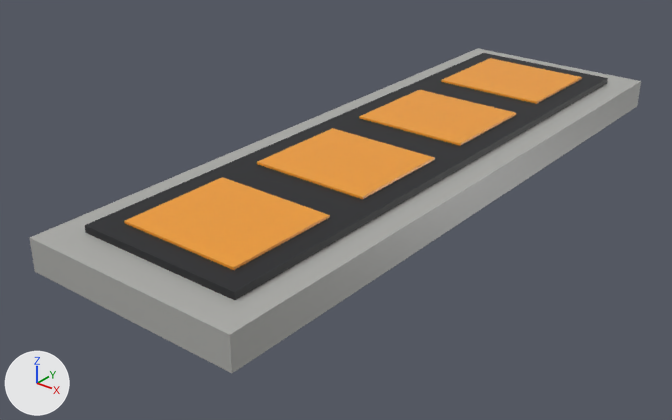
Renders of the glTF model assets/base/gltf/greebles/civilian_skylight.glb from each side of a commit.
Camera for both pictures: a 50 mm lens placed at (0.442, -0.636, 0.337), pointed at (-0.027, -0.05, -0.027). Every picture has the same lights, and +X, +Y and +Z are marked at lower left. The picture after the commit comes second.

Before the edit, the objects in view are built like this:
```python
mat_hull = principled_material('hull')
mat_hull.base_color = (0.42, 0.42, 0.4)  # grey #adadaa
mat_hull.roughness = 0.35
me_mesh_0 = bpy.data.meshes.new('Mesh_0')
me_mesh_0.from_pydata(...)  # a box spanning x -0.1..0.1, y -0.31..0.31, z 0.0..0.028, material slot 0; a box spanning x -0.055..0.055, y 0.16..0.26, z 0.002..0.036, material slot 1; a box spanning x -0.055..0.055, y 0.02..0.12, z 0.002..0.036, material slot 1; a box spanning x -0.055..0.055, y -0.12..-0.02, z 0.002..0.036, material slot 1; a box spanning x -0.055..0.055, y -0.26..-0.16, z 0.002..0.036, material slot 1; a box spanning x -0.075..0.075, y -0.28..0.28, z 0.0..0.034, material slot 2
me_mesh_0.materials.append(mat_hull)  # grey #adadaa
me_mesh_0.materials.append(mat_lamp)  # orange #f29e2e
me_mesh_0.materials.append(mat_shadow)  # black #1d1e22
ob_mesh_0 = bpy.data.objects.new('Mesh_0', me_mesh_0)
ob_mesh_0.location = (0.0, 0.0, 0.0)
```
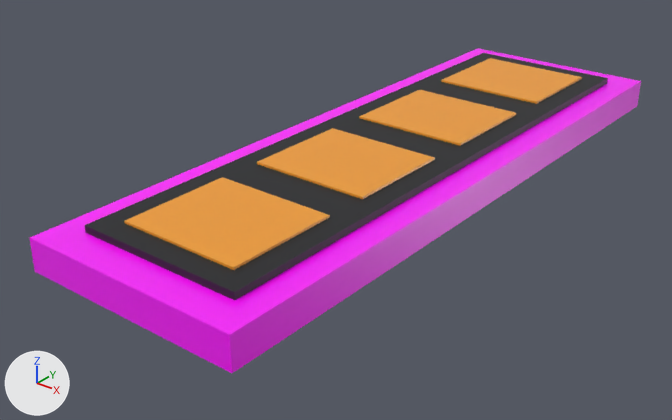
What differs and where, as boxes (x1, y1, x2, y2) in the pictures (672 x 420 px):
'Mesh_0', recoloured (grey to pink)
    both: (30, 48, 641, 373)

Patch to the scene script:
```diff
--- a/assets/base/gltf/greebles/civilian_skylight.glb.py
+++ b/assets/base/gltf/greebles/civilian_skylight.glb.py
@@ mat_hull @@
 mat_hull = principled_material('hull')
-mat_hull.base_color = (0.42, 0.42, 0.4)  # grey #adadaa
+mat_hull.base_color = (1.0, 0.0, 1.0)  # pink #ff00ff
 mat_hull.roughness = 0.35
```
